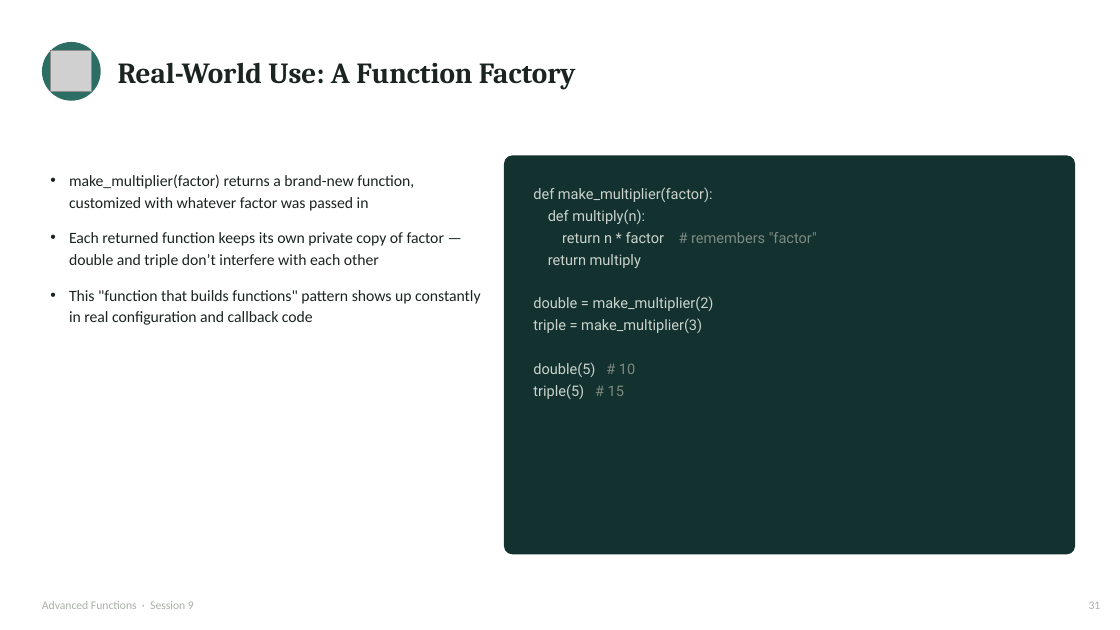
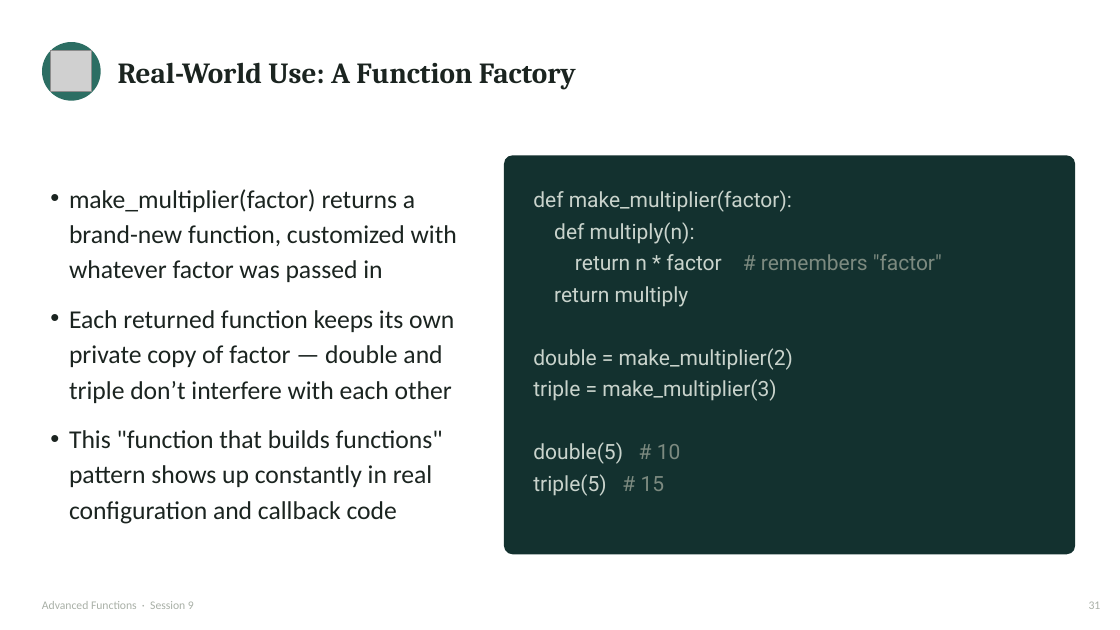
Before and after one commit to waseem-development/ai-ml-course, a slide deck: slide 31 of slides/1_python_slides/8_advanced_functions.pptx. Drawn at 1120x630 pixels with LibreOffice and Linux fonts; fonts in the diff are those of the drawing; grey boxes stand for pictures. Boxes give left, top, right and bottom in pixels: in the first picture for what was removed or moved away, otherwise in the second. Text is boxed around its words. In the diff, an @@ line names an element or a change of style, - is before the commit and + after.

```diff
--- a/slides/1_python_slides/8_advanced_functions.pptx
+++ b/slides/1_python_slides/8_advanced_functions.pptx
@@ text "make_multiplier(factor) returns a brand-new function, ...": place and size @@
-text "make_multiplier(factor) returns a brand-new function, ..." at [69,174,481,325]
+text "make_multiplier(factor) returns a brand-new function, ..." at [69,189,457,524]
@@ text "make_multiplier(factor) returns a brand-new function, ..." at [69,189,457,524]: size 13.5 to 22 pt @@
@@ text "def make_multiplier(factor):" at [533,190,942,496]: size 12.5 to 18 pt @@
```
Also in this commit, not shown: 1 other slide changed, 10 other files.
